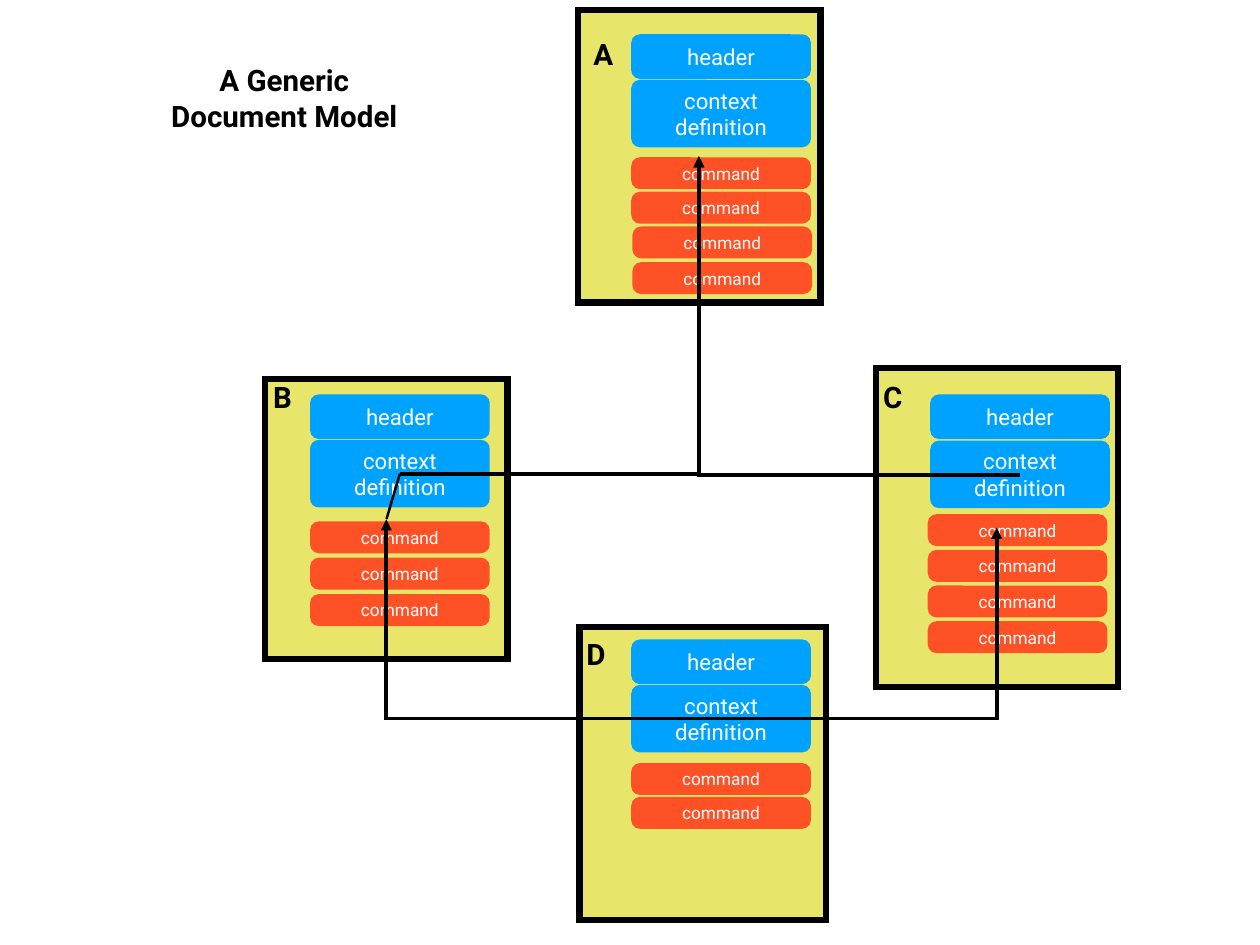
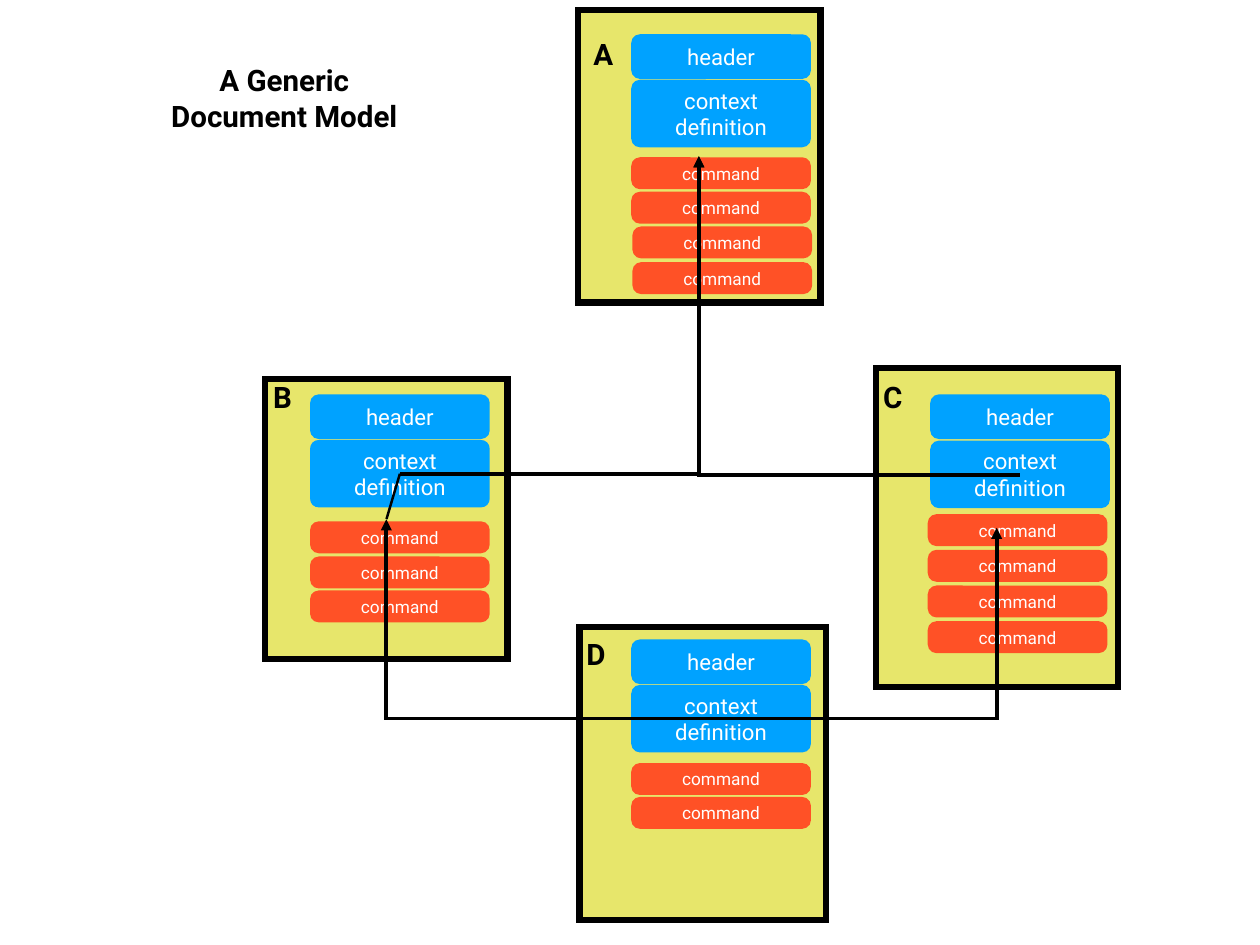
Before and after one commit to logicalhacking/Isabelle_DOF, a slide deck: slide 2 of Isabelle_DOF/document/figures/document-model.pptx. Drawn at 1260x945 pixels with LibreOffice and Linux fonts; fonts in the diff are those of the drawing. Boxes give left, top, right and bottom in pixels: in the first picture for what was removed or moved away, otherwise in the second. Text is boxed around its words. In the diff, an @@ line names an element or a change of style, - is before the commit and + after.

```diff
--- a/Isabelle_DOF/document/figures/document-model.pptx
+++ b/Isabelle_DOF/document/figures/document-model.pptx
@@ text "command" rewrapped from box(310, 558, 490, 590) to box(361, 563, 439, 584) @@
@@ rounded rectangle "command": place and size @@
-rounded rectangle "command" at box(310, 595, 490, 626)
+rounded rectangle "command" at box(310, 590, 490, 622)
```
Also in this commit, not shown: 3 other slides changed, 1 other file.
